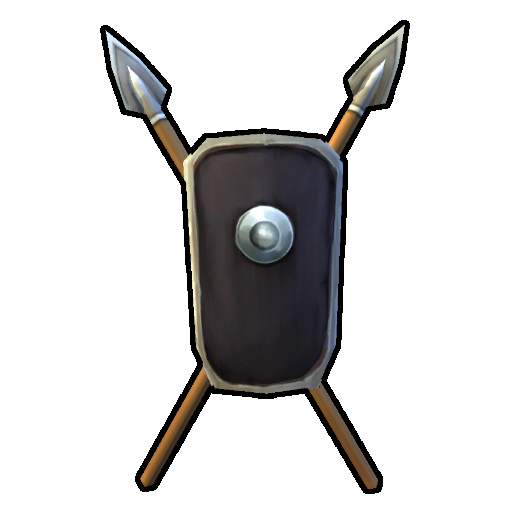
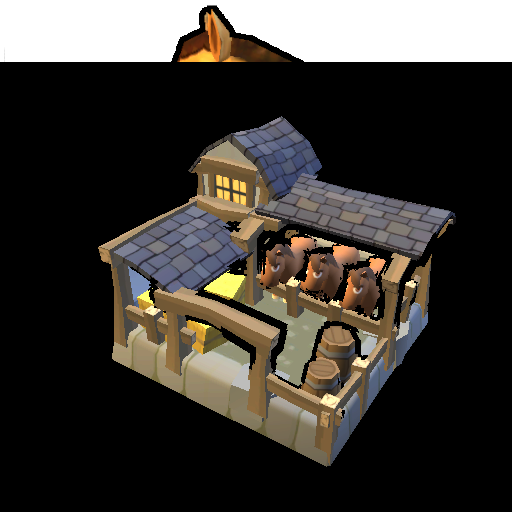
Layer changes from the first 512 x 512 image to the second:
added layer "Pasted Layer #9" above "Pasted Layer #10" over [0, 62, 512, 512]
added layer "Pasted Layer #10" above "Pasted Layer #3" over [4, 5, 483, 483]
hid "Pasted Layer" over [100, 20, 410, 494]
